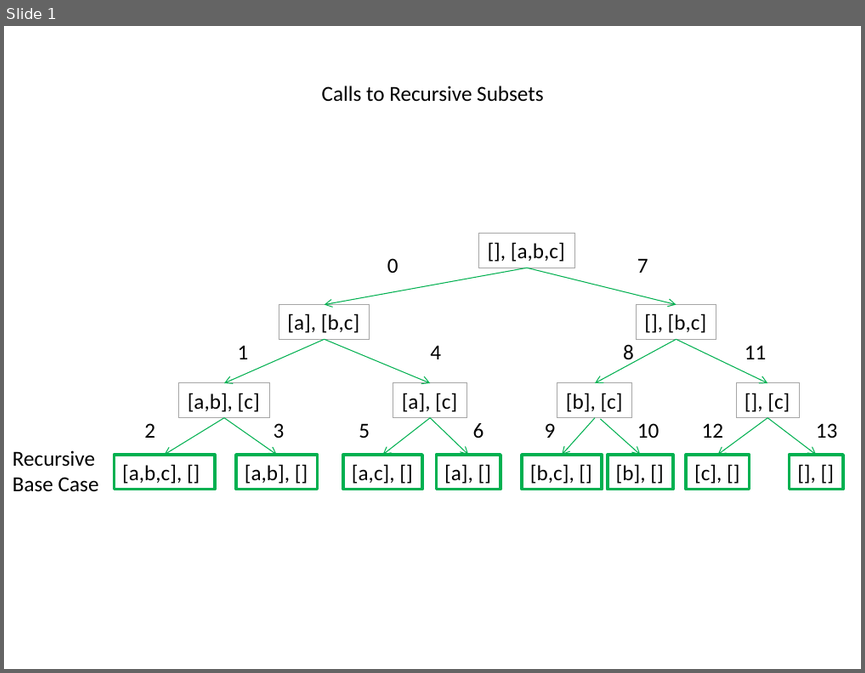
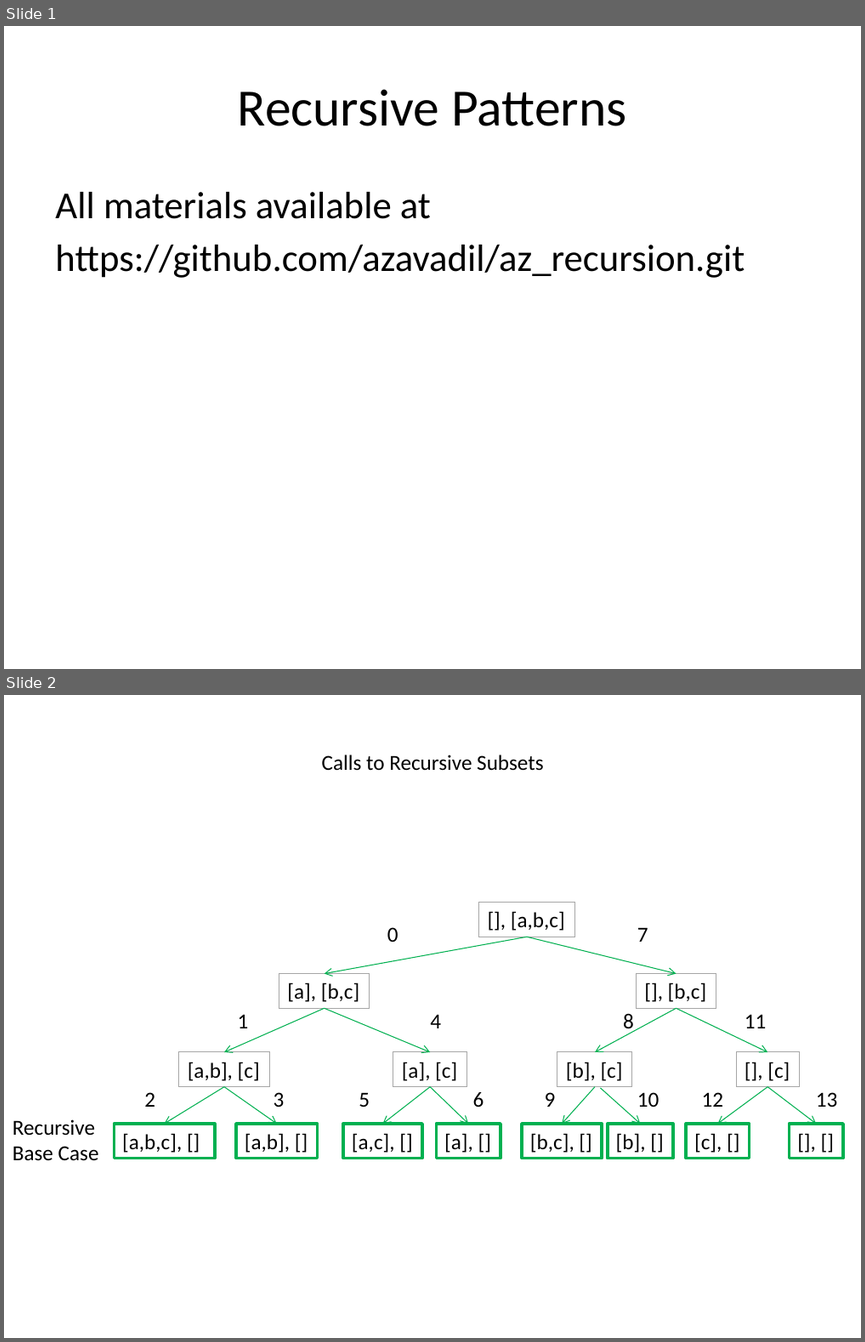
Before and after one commit to azavadil/az_recursion, a slide deck: recursivePatterns.pptx. Shown one above the other, each under a label of ours: slide 1 before the commit, slides 1 and 2 after it. The pictures are 865x673 and 865x1342 pixels, drawn with LibreOffice and Linux fonts; fonts in the diff are those of the drawing. Boxes give left, top, right and bottom in pixels: in the first picture for what was removed or moved away, otherwise in the second. Text is boxed around its words. In the diff, an @@ line names an element or a change of style, - is before the commit and + after.

```diff
--- a/recursivePatterns.pptx
+++ b/recursivePatterns.pptx
@@ slide 1 added at <box>4,26,861,669</box>, background #C0C0C0 @@
@@ title added at <box>238,89,626,126</box>, 44 pt, text #000000 @@
+Recursive Patterns
@@ text added at <box>55,192,744,278</box>, 32 pt, text #000000 @@
+All materials available at
+https://github.com/azavadil/az_recursion.git
@@ what was slide 1 is now slide 2 @@
```
Also in this commit, not shown: 2 other files.
